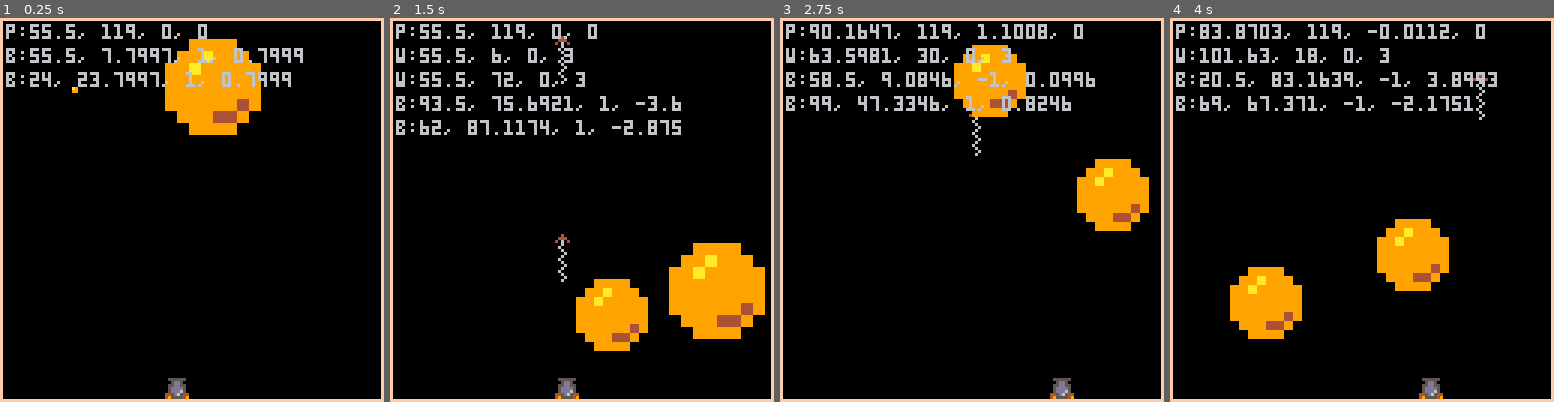
Above: before the commit, frames 1-4 (left to right).
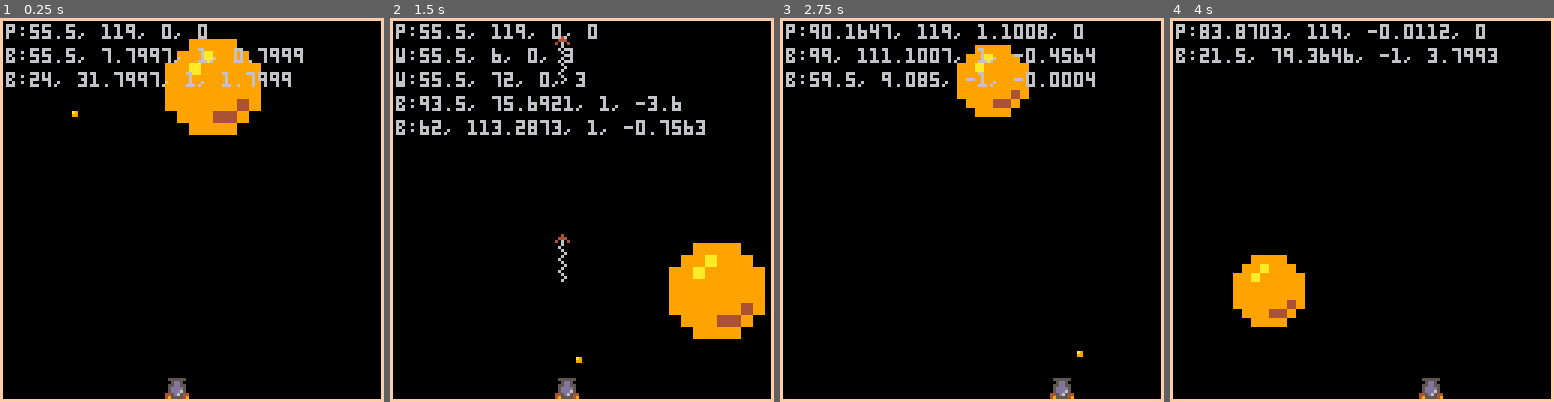
Above: after the commit, the same moments.

Repository: ferlores/pico-8.exp
Game: PICO-8 cartridge pang.p8
Two runs of this game, one before a commit and one after it. Both use one fixed random seed, a clock stepped at 60 frames per second and the inputs below.
Inputs:
- Up to frame 1 (0.25 s): no input
- Up to frame 2 (1.5 s): tap X (X key) at 0.33, 1.07 s
- Up to frame 3 (2.75 s): hold Right 1.6-2.1 s; tap X (X key) at 1.85 s; hold Right from 2.47 s (still down)
- Up to frame 4 (4 s): tap X (X key) at 2.97 s; release Right at 3.03 s; hold Left 3.08-3.58 s

The runs differ from the first frame. In frame 1, 0.2% of the frame differs, in the area x 18-61%, y 14-26%; in frame 2, 3.7%; in frame 3, 5.5%; in frame 4, 7.7%, in the area x 1-86%, y 7-84%.

Commit message:
break balls properly

Diff:
--- a/pang.p8
+++ b/pang.p8
@@ -88,12 +88,13 @@
 bullets = {}
 weapons = {
     [1] =  {
-        spr = 16,
+        sprx = 0,
+        spry = 8,
         sfx = 0,
         dx = 0,
         dy = 3,
         w = 5,
-        h = 8
+        h = 16
     }
 }
 
@@ -132,8 +133,7 @@
 register('draw', function ()
     for b in all(bullets) do
         local w = weapons[b.tp]
-        spr(w.spr, b.x, b.y)
-        spr(w.spr + 16, b.x, b.y + w.h)
+        sspr(w.sprx, w.spry, w.w, w.h, b.x, b.y)
         add_hud('w:'..b.x..', '..b.y..', '..b.dx..', '..b.dy)
     end
 end)
@@ -153,36 +153,43 @@
     }
 }
 
-ball_render = {
-    [2] = function (x, y) spr(66, x, y) end,
-    [4] = function (x, y) spr(65, x, y) end,
-    [8] = function (x, y) spr(64, x, y) end,
-    [12] = function (x, y) sspr(0, 32, 8, 8, x, y, 12, 12) end,
-    [16] = function (x, y) sspr(0, 32, 8, 8, x, y, 16, 16) end,
-    [24] = function (x, y) sspr(0, 32, 8, 8, x, y, 24, 24) end,
-    [32] = function (x, y) sspr(0, 32, 8, 8, x, y, 32, 32) end
+ball_sizes = {
+    [1] = {
+        sz = 2,
+        render = function (x, y) spr(66, x, y) end,
+    },
+    [2] = {
+        sz = 4,
+        render = function (x, y) spr(65, x, y) end,
+    },
+    [3] = {
+        sz = 8,
+        render = function (x, y) spr(64, x, y) end,
+    },
+    [4] = {
+        sz = 12,
+        render = function (x, y) sspr(0, 32, 8, 8, x, y, 12, 12) end,
+    },
+    [5] = {
+        sz = 16,
+        render = function (x, y) sspr(0, 32, 8, 8, x, y, 16, 16) end,
+    },
+    [6] = {
+        sz = 24,
+        render = function (x, y) sspr(0, 32, 8, 8, x, y, 24, 24) end,
+    },
+    [7] = {
+        sz = 32,
+        render = function (x, y) sspr(0, 32, 8, 8, x, y, 32, 32) end
+    },
 }
-max_ball_size = 32
+max_ball_size = ball_sizes[#ball_sizes].sz
 
 -- add_ball
 register('init', function ()
     local bt = ball_tp[1]
-    add(balls, {
-        tp = 1,
-        x = screen_max/2 - 16,
-        y = 5,
-        dx = bt.dx,
-        dy = bt.dy,
-        sz = 32
-    })
-    add(balls, {
-        tp = 1,
-        x = 16,
-        y = 5+16,
-        dx = bt.dx,
-        dy = bt.dy,
-        sz = 2
-    })
+    add_ball(1, 7, screen_max/2 - 16, 5)
+    add_ball(1, 1, 16, 21, 1, 1)
 end)
 
 -- move_ball
@@ -190,7 +197,7 @@
     local gravity = 0.1
     for i = #balls, 1, -1 do
         local b = balls[i]
-        local btp = ball_tp[b.tp]
+        local btp = ball_tp[b.tpid]
         local newx = b.x + b.dx
         local newy = b.y + b.dy
 
@@ -205,9 +212,9 @@
         end
 
         if (is_hit_by_bullet(b)) then
-            b.sz = 24
-
-            -- deli(balls, i)
+            if (b.szid - 1 > 0) add_ball(b.tpid, b.szid - 1, b.x, b.y, b.dx, b.dy)
+            del(bullets, b)
+            deli(balls, i)
         end
         -- else
             b.x += b.dx
@@ -220,18 +227,34 @@
 -- draw_ball
 register("draw", function ()
     for b in all(balls) do
-        ball_render[b.sz](b.x, b.y)
+        ball_sizes[b.szid].render(b.x, b.y)
         add_hud('b:'..b.x..', '..b.y..', '..b.dx..', '..b.dy)
     end
 end)
 
 function is_hit_by_bullet(ball)
-    for b in all(bullets) do
-        if (rect_collide(b.x, b.y, b.w, b.h, ball.x, ball.y, ball.sz, ball.sz)) return true
+    for i = #bullets, 1, -1 do
+        local b = bullets[i]
+        if (rect_collide(b.x, b.y, b.w, b.h, ball.x, ball.y, ball.sz, ball.sz)) then
+            deli(bullets, i)
+            return true
+        end
     end
     return false
 end
 
+function add_ball(tpid, szid, x, y, dx, dy)
+    local bt = ball_tp[tpid]
+    add(balls, {
+        tpid = tpid,
+        x = x,
+        y = y,
+        dx = dx or bt.dx,
+        dy = dy or bt.dy,
+        szid = szid,
+        sz = ball_sizes[szid].sz
+    })
+end
 
 -->8
 -- scene
--- a/utilities.lua
+++ b/utilities.lua
@@ -4,6 +4,7 @@
     override = false
 end
 
+log("starting...")
 
 function logTable(n, t, i)
     if (i==nil) i=0
